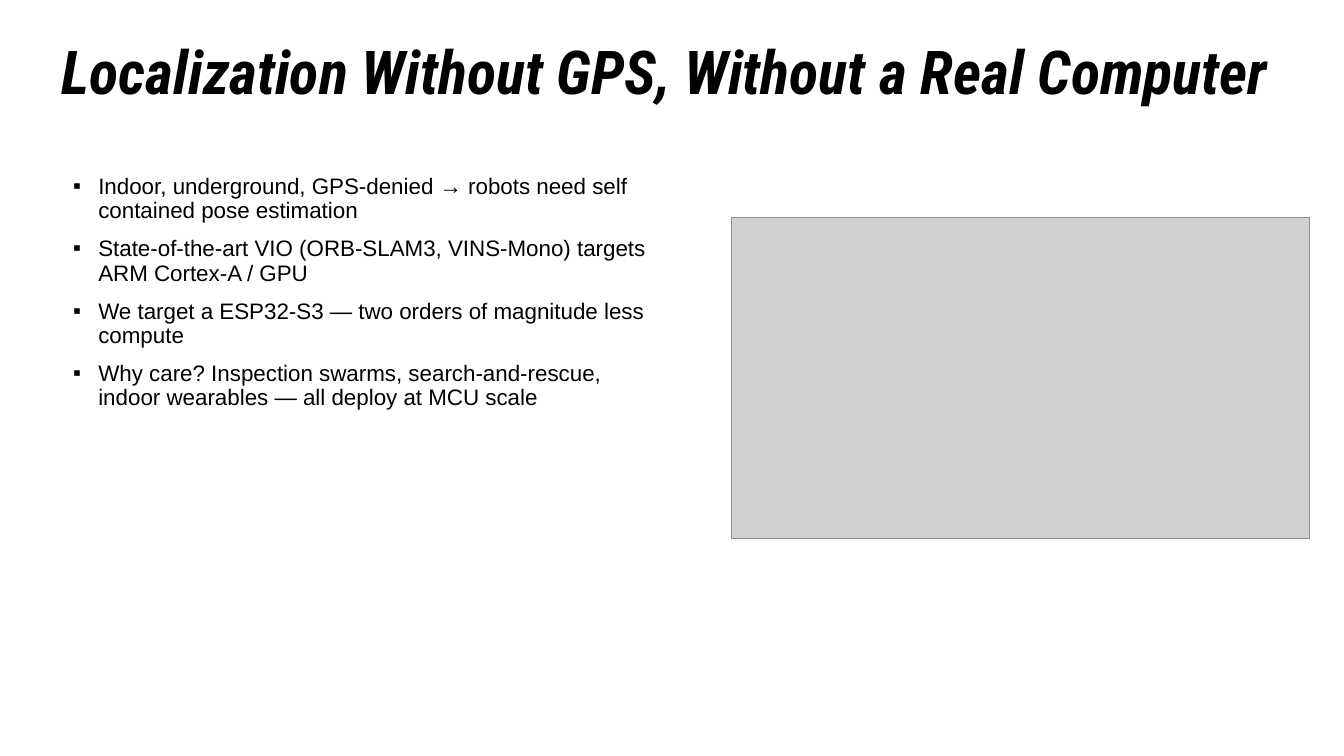
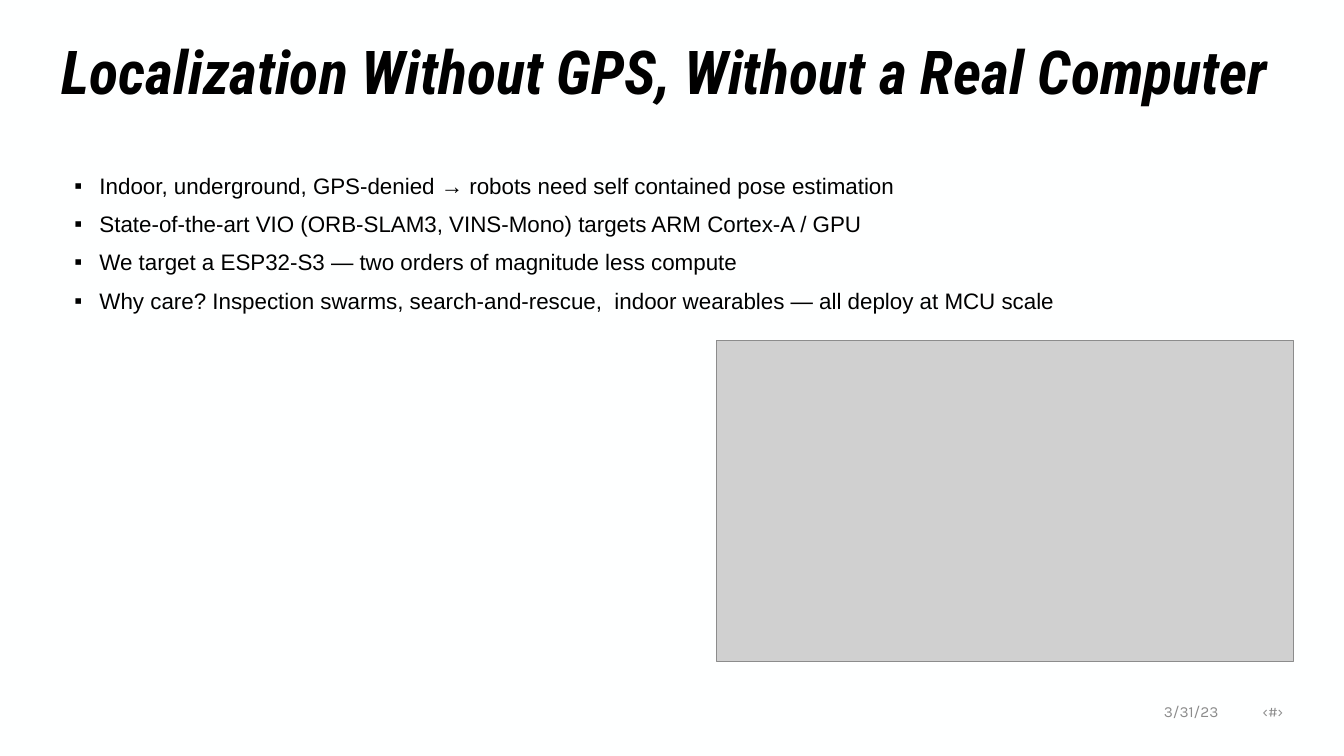
Before and after one commit to PhillippGery/esp32-vio-drift, a slide deck: slide 2 of 80_Docu/DRIFT_Presi.pptx. Drawn at 1344x756 pixels with LibreOffice and Linux fonts; fonts in the diff are those of the drawing; grey boxes stand for pictures; background and template pictures are left out. Boxes give left, top, right and bottom in pixels: in the first picture for what was removed or moved away, otherwise in the second. Text is boxed around its words. In the diff, an @@ line names an element or a change of style, - is before the commit and + after.

```diff
--- a/80_Docu/DRIFT_Presi.pptx
+++ b/80_Docu/DRIFT_Presi.pptx
@@ text "Indoor, underground, GPS-denied → robots ..." at [99,177,1054,314]: columns 2 to 1 @@
@@ picture: place and size @@
-picture at [732,218,1310,538]
+picture at [716,341,1294,661]
@@ text added at [1164,706,1219,718], 11 pt, text #8C8C8C @@
+3/31/23 ‹#›
```
Also in this commit, not shown: 4 other slides changed, 3 slides added, 2 slides removed, 8 other files.
